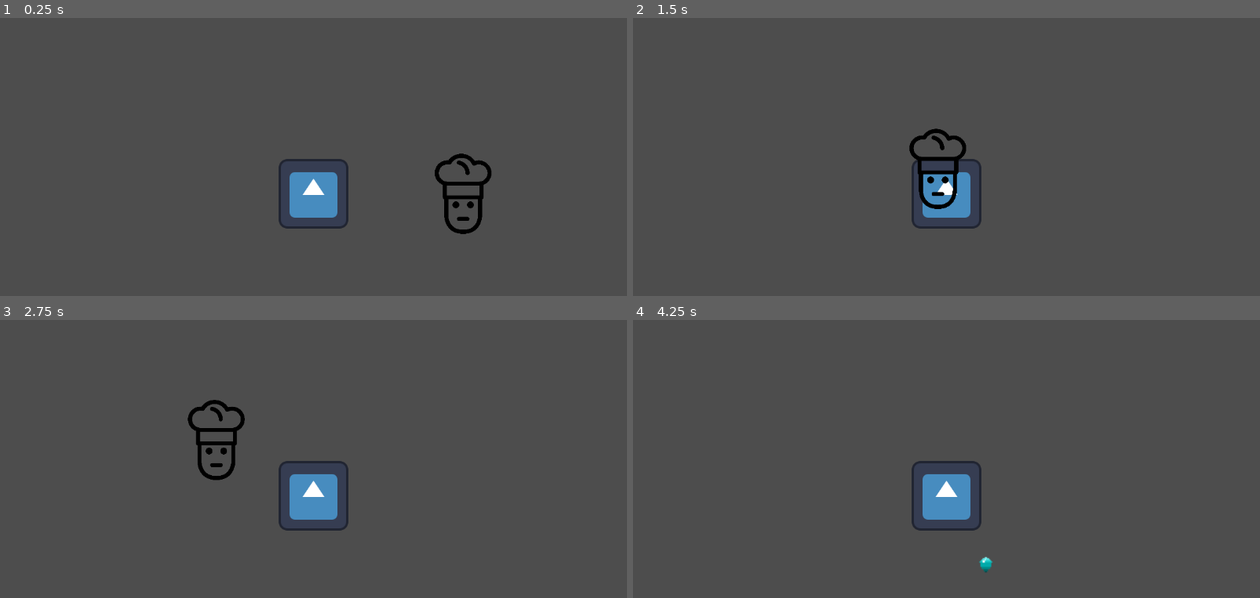
Above: before the commit, frames 1-4 (two rows, left to right).
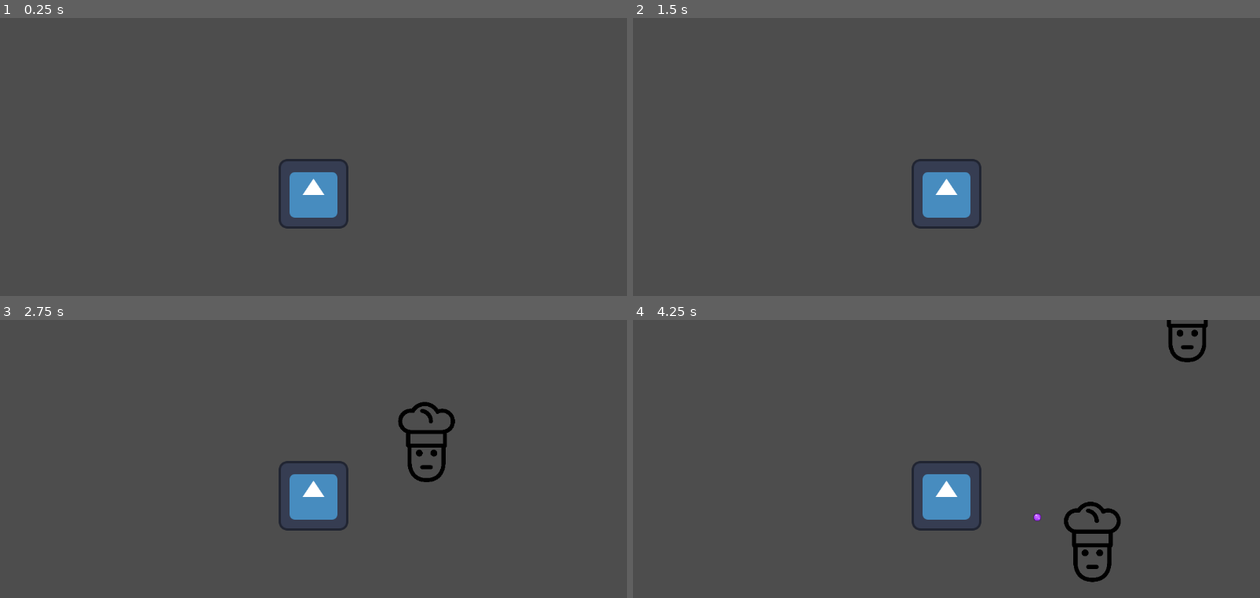
Above: after the commit, the same moments.

Repository: ainazeaze/bullet-hell
Game: Godot game, scene res://World.tscn
Same seed, same stepped clock (60 frames per second), same inputs: the game is played once before the commit and once after it. The engine's default icon, where the game draws it, is replaced by a stand-in: a white triangle on a blue panel in a dark square.
Inputs (mouse positions are in pixels of both pictures, inside the frame that each line leads up to):
- Up to frame 1 (0.25 s): no input
- Up to frame 2 (1.5 s): move the mouse to (1084, 193) at 0.52 s; hold Right (ui_right) 0.53-1.28 s; click (1084, 193) at 0.67 s; move the mouse to (821, 212) at 1.27 s; hold Down (ui_down) from 1.28 s (still down); click (821, 212) at 1.42 s
- Up to frame 3 (2.75 s): move the mouse to (376, 417) at 2.02 s; release Down (ui_down) at 2.03 s; hold Right (ui_right) from 2.03 s (still down); click (376, 417) at 2.17 s
- Up to frame 4 (4.25 s): move the mouse to (915, 567) at 2.77 s; release Right (ui_right) at 2.78 s; hold Up (ui_up) 2.78-3.53 s; click (915, 567) at 2.92 s; move the mouse to (1134, 547) at 3.52 s; hold Left (ui_left) from 3.53 s (still down); click (1134, 547) at 3.67 s

The runs differ from the first frame. In frame 1, 0.8% of the frame differs, in the area x 69-79%, y 48-78%; in frame 2, 0.8%; in frame 3, 1.6%, in the area x 29-73%, y 28-59%; in frame 4, 1.3%.

Commit message:
feat : enemy spawner - bullet pool - difficulty ramp

Diff:
--- a/Bullet.gd
+++ b/Bullet.gd
@@ -9,7 +9,17 @@
 func _physics_process(delta: float) -> void:
 	global_position += direction * SPEED * delta
 
+func enable(pos: Vector2, dir: Vector2) -> void:
+	global_position = pos
+	direction = dir
+	visible = true
+	monitoring = true
+
+func disable() -> void:
+	visible = false
+	monitoring = false
+
 func _on_body_entered(body: Node2D) -> void:
 	if body.is_in_group("enemy"):
-		body.take_damage(10)
-		queue_free()
+		body.take_damage(15)
+		disable()
--- /dev/null
+++ b/EnemySpawner.gd
@@ -0,0 +1,25 @@
+extends Node2D
+
+const ENEMY = preload("res://Enemy.tscn")
+const SPAWN_RADIUS = 500.0
+const MIN_WAIT = 0.3
+
+var player: Node2D = null
+var elapsed = 0.0
+
+func _ready() -> void:
+	player = get_tree().get_first_node_in_group("player")
+
+func _process(delta: float) -> void:
+	elapsed += delta
+	var new_wait = max(MIN_WAIT, 2.0 - elapsed * 0.05)
+	$Timer.wait_time = new_wait
+
+func _on_timer_timeout() -> void:
+	if player == null:
+		return
+	var angle = randf() * TAU
+	var offset = Vector2(cos(angle), sin(angle)) * SPAWN_RADIUS
+	var enemy = ENEMY.instantiate()
+	get_tree().current_scene.add_child(enemy)
+	enemy.global_position = player.global_position + offset
--- /dev/null
+++ b/EnemySpawner.tscn
@@ -0,0 +1,12 @@
+[gd_scene format=3 uid="uid://mcubaj3vr34w"]
+
+[ext_resource type="Script" uid="uid://giepc3iyqd24" path="res://EnemySpawner.gd" id="1_tlwx7"]
+
+[node name="Node2D" type="Node2D" unique_id=2008237400]
+script = ExtResource("1_tlwx7")
+
+[node name="Timer" type="Timer" parent="." unique_id=94595124]
+wait_time = 2.0
+autostart = true
+
+[connection signal="timeout" from="Timer" to="." method="_on_timer_timeout"]
--- a/Player.gd
+++ b/Player.gd
@@ -1,32 +1,20 @@
 extends CharacterBody2D
 
+const BULLET = preload("res://Bullet.tscn")
 const SPEED = 300.0
-const BULLET = preload("res://Bullet.tscn")
+const POOL_SIZE = 20
 
 var hp = 100
 var xp = 0
 var invincible = false
 
+@onready var bullet_pool = $BulletPool
 
-func _physics_process(delta: float) -> void:
-	var direction = Input.get_vector("ui_left", "ui_right", "ui_up", "ui_down")
-	velocity = direction * SPEED
-	move_and_slide()
-
-func take_damage(amount : int) -> void:
-	if invincible:
-		return
-	hp -= amount
-	invincible = true
-	print("Player HP: ", hp)
-	if hp <= 0:
-		queue_free()
-		return
-	await get_tree().create_timer(1.0).timeout
-	invincible = false
-
-func _on_invicibility_timer() -> void :
-	invincible = false
+func _ready() -> void:
+	for i in POOL_SIZE:
+		var b = BULLET.instantiate()
+		b.disable()
+		bullet_pool.add_child(b)
 
 func get_nearest_enemy() -> Node2D:
 	var enemies = get_tree().get_nodes_in_group("enemy")
@@ -37,14 +25,30 @@
 		if dist < nearest_dist:
 			nearest_dist = dist
 			nearest = enemy
-	print("Nearest enemy ",nearest)
 	return nearest
 
 func _on_timer_timeout() -> void:
 	var target = get_nearest_enemy()
 	if target == null:
+		return
+	for b in bullet_pool.get_children():
+		if not b.visible:
+			b.enable(global_position, (target.global_position - global_position).normalized())
 			return
-	var bullet = BULLET.instantiate()
-	get_tree().current_scene.add_child(bullet)
-	bullet.global_position = global_position
-	bullet.direction = (target.global_position - global_position).normalized()
+
+func _physics_process(delta: float) -> void:
+	var direction = Input.get_vector("ui_left", "ui_right", "ui_up", "ui_down")
+	velocity = direction * SPEED
+	move_and_slide()
+
+func take_damage(amount: int) -> void:
+	if invincible:
+		return
+	hp -= amount
+	print("Player HP: ", hp)
+	if hp <= 0:
+		queue_free()
+		return
+	invincible = true
+	await get_tree().create_timer(1.0).timeout
+	invincible = false
--- a/Player.tscn
+++ b/Player.tscn
@@ -4,6 +4,7 @@
 [ext_resource type="Texture2D" uid="uid://bm1vb71yu5pxy" path="res://icon.svg" id="2_kne1u"]
 
 [sub_resource type="CircleShape2D" id="CircleShape2D_e80uo"]
+radius = 35.0
 
 [node name="CharacterBody2D" type="CharacterBody2D" unique_id=124683528 groups=["player"]]
 script = ExtResource("1_kpjcp")
@@ -19,4 +20,6 @@
 [node name="Timer" type="Timer" parent="." unique_id=1894780091]
 autostart = true
 
+[node name="BulletPool" type="Node" parent="." unique_id=815098605]
+
 [connection signal="timeout" from="Timer" to="." method="_on_timer_timeout"]
--- a/World.tscn
+++ b/World.tscn
@@ -1,11 +1,10 @@
 [gd_scene format=3 uid="uid://d12fovliu3sca"]
 
 [ext_resource type="PackedScene" uid="uid://cv860i0ayl058" path="res://Player.tscn" id="1_2dftf"]
-[ext_resource type="PackedScene" uid="uid://beyub2qa7ud8c" path="res://Enemy.tscn" id="2_bcbcq"]
+[ext_resource type="PackedScene" uid="uid://mcubaj3vr34w" path="res://EnemySpawner.tscn" id="2_2dftf"]
 
 [node name="Node2D" type="Node2D" unique_id=922633781]
 
 [node name="Player" parent="." unique_id=124683528 instance=ExtResource("1_2dftf")]
 
-[node name="Enemy" parent="." unique_id=1567210184 instance=ExtResource("2_bcbcq")]
-position = Vector2(300, 0)
+[node name="EnemySpawner" parent="." unique_id=2008237400 instance=ExtResource("2_2dftf")]
Not shown, added: EnemySpawner.gd.uid
Not shown, changed: .DS_Store
Not shown, added: Enregistrement de l’écran 2026-06-10 à 16.01.42.mov
